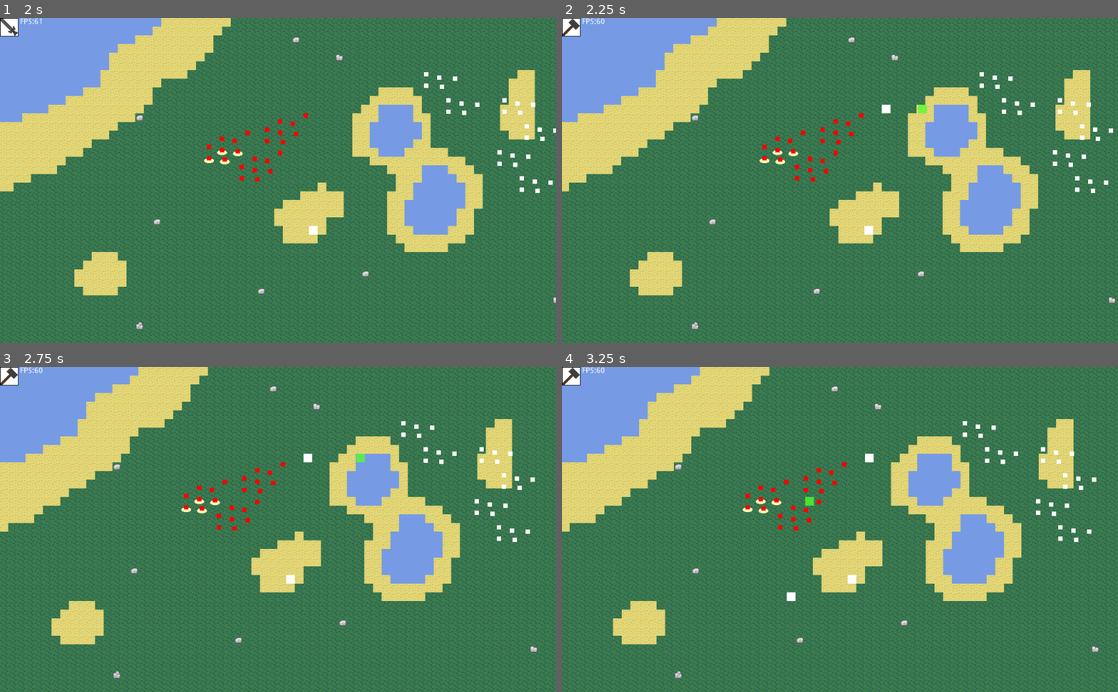
Above: before the commit, frames 1-4 (two rows, left to right).
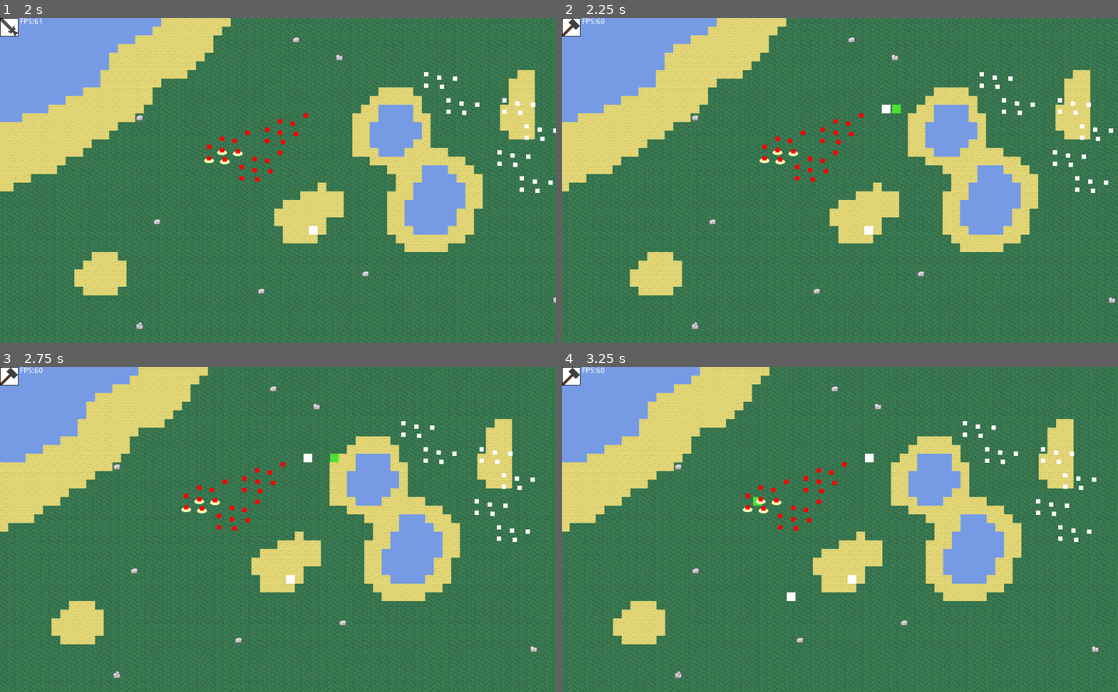
Above: after the commit, the same moments.

Repository: Yagoi23/2D-RTS
Game: Godot game, scene res://Level/Level.tscn
The game is run twice, just before and just after one commit, with the same random seed, the same clock (stepped at 60 frames per second) and the same inputs.
Inputs (mouse positions are in pixels of both pictures, inside the frame that each line leads up to):
- Up to frame 1 (2 s): tap Enter at 0.5 s; move the mouse to (400, 164) at 0.52 s; hold D (player_move_right) 0.53-1.25 s; tap Q (attack_move) at 0.6 s; click (400, 164) at 0.67 s; drag from (166, 196) to (239, 154) at 1.27 s
- Up to frame 2 (2.25 s): move the mouse to (895, 109) at 2.02 s; hold D (player_move_right) from 2.03 s (still down); hold 2 (enter_build_mode) from 2.03 s (still down); click (895, 109) at 2.17 s
- Up to frame 3 (2.75 s): keep holding D (player_move_right); keep holding 2 (enter_build_mode)
- Up to frame 4 (3.25 s): release D (player_move_right) at 2.75 s; release 2 (enter_build_mode) at 2.75 s; drag from (812, 594) to (762, 500) at 2.77 s

Frame 1 is identical in both runs. In frame 2, less than 0.1% of the frame differs, in the area x 59-66%, y 26-30%; in frame 3, less than 0.1%; in frame 4, less than 0.1%.

Commit message:
improved a* navigation and fixed desync between building predraw and camera
*building construction position is still desynced

Diff:
--- a/Level/Pathfinding.gd
+++ b/Level/Pathfinding.gd
@@ -69,3 +69,13 @@
 				var id = get_id_for_point(tile)
 				if astar.has_point(id):
 					astar.set_point_disabled(id, true)
+		#if obstacle is KinematicBody2D:
+		#	var tile_coord = tilemap.world_to_map(obstacle.collision_shape.global_position)
+		#	var id = get_id_for_point(tile_coord)
+		#	if astar.has_point(id):
+		#		astar.set_point_disabled(id, true)
+		if obstacle is StaticBody2D:
+			var tile_coord = tilemap.world_to_map(obstacle.global_position)
+			var id = get_id_for_point(tile_coord)
+			if astar.has_point(id):
+				astar.set_point_disabled(id, true)
--- a/Player/Player.gd
+++ b/Player/Player.gd
@@ -126,7 +126,7 @@
 
 
 func _update_building_predraw():
-	BuildingPredraw.position = get_global_mouse_position()# + (GlobalInformation.player_refrence_position / 2)
+	BuildingPredraw.position = get_local_mouse_position()# - (GlobalInformation.player_refrence_position*2)
 	if int(BuildingPredraw.position.x) % 16 == 0:
 		pass
 	elif int(BuildingPredraw.position.x) == 0:
--- a/Units/Unit.tscn
+++ b/Units/Unit.tscn
@@ -8,7 +8,7 @@
 
 [sub_resource type="CircleShape2D" id=2]
 
-[node name="unit" type="KinematicBody2D" groups=["Unit"]]
+[node name="unit" type="KinematicBody2D" groups=["Unit", "obstacle"]]
 collision/safe_margin = 0.001
 script = ExtResource( 2 )
 
Not shown, changed: TileMap/Thumbs.db
